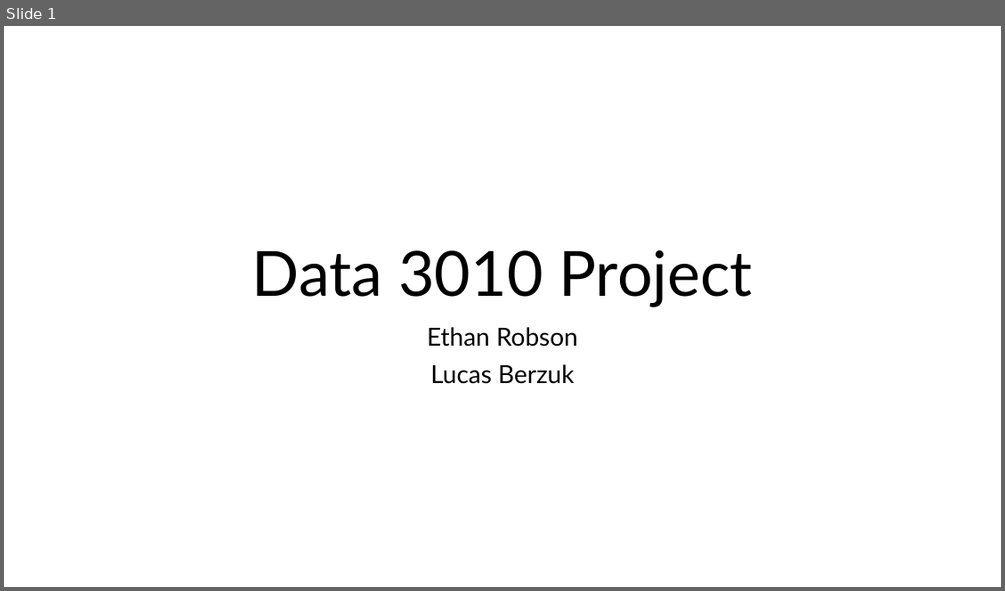
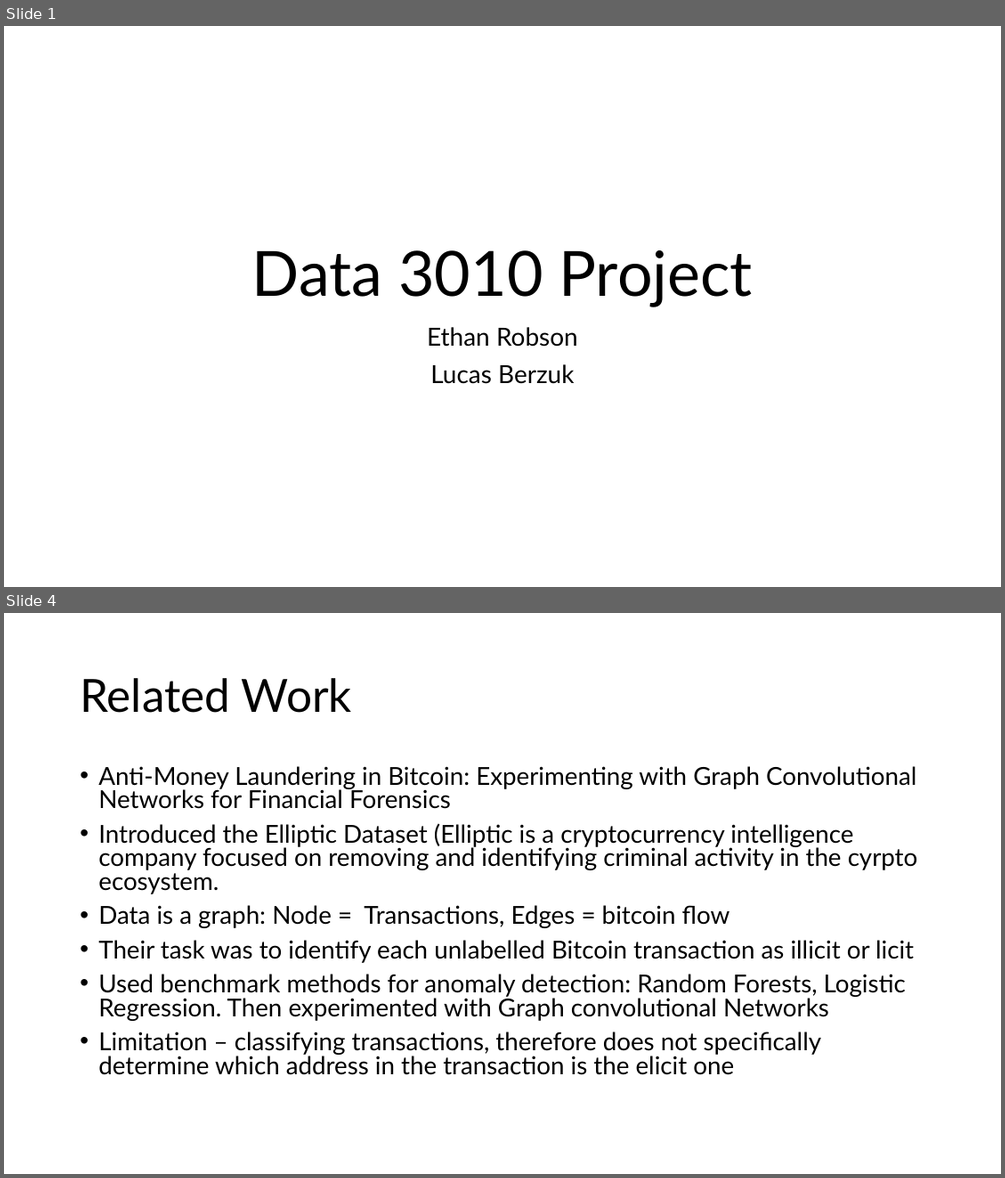
Before and after one commit to LucasBerzuk/DATA3010Project, a slide deck: Nov28_presentation.pptx. Shown one above the other, each under a label of ours: slide 1 before the commit, slides 1 and 4 after it; the slides between them are not shown. The pictures are 1005x591 and 1005x1178 pixels, drawn with LibreOffice and Linux fonts; fonts in the diff are those of the drawing. Boxes give left, top, right and bottom in pixels: in the first picture for what was removed or moved away, otherwise in the second. Text is boxed around its words. In the diff, an @@ line names an element or a change of style, - is before the commit and + after.

```diff
--- a/Nov28_presentation.pptx
+++ b/Nov28_presentation.pptx
@@ slide 4 added at (4,613,1001,1174), background #FFFFFF @@
@@ title added at (80,678,352,713), 44 pt, text #000000 @@
+Related Work
@@ text added at (98,766,918,1075), 23.8 pt, text #000000 @@
+• Anti-Money Laundering in Bitcoin: Experimenting with Graph Convolutional Networks for Financial Forensics
+• Introduced the Elliptic Dataset (Elliptic is a cryptocurrency intelligence company focused on removing and identifying criminal activity in the cyrpto ecosystem.
+• Data is a graph: Node = Transactions, Edges = bitcoin flow
+• Their task was to identify each unlabelled Bitcoin transaction as illicit or licit
+• Used benchmark methods for anomaly detection: Random Forests, Logistic Regression. Then experimented with Graph convolutional Networks
+• Limitation – classifying transactions, therefore does not specifically determine which address in the transaction is the elicit one
```
Also in this commit, not shown: 6 other slides added, 3 other files.
